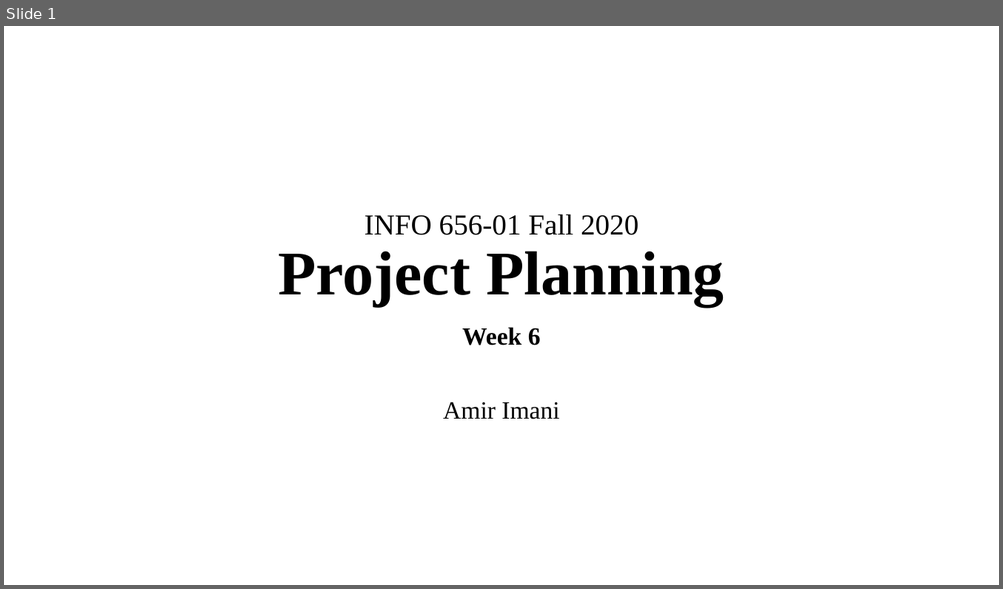
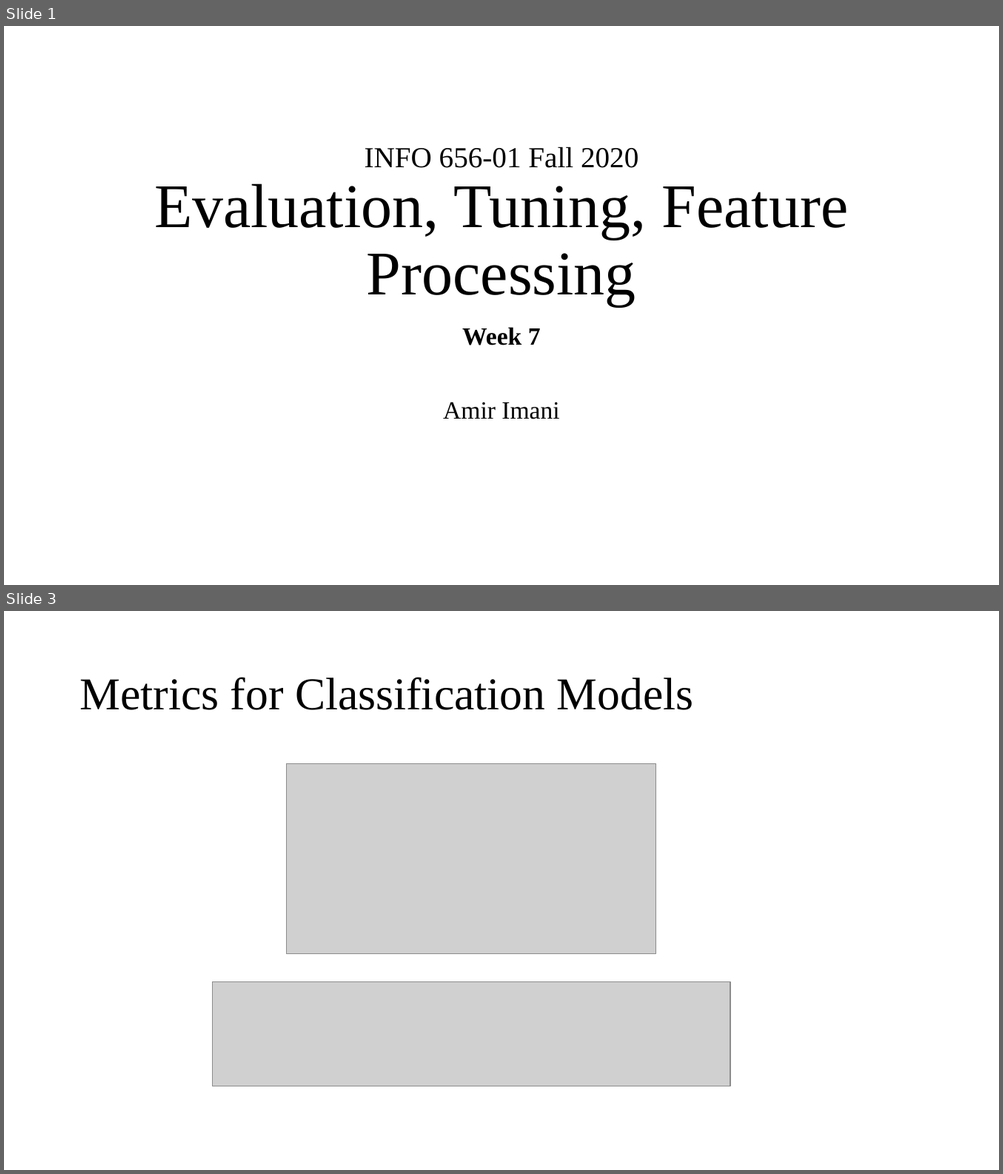
Before and after one commit to Amirosimani/Machine_Learning_Pratt, a slide deck: course slides/week_06.pptx. Shown one above the other, each under a label of ours: slide 1 before the commit, slides 1 and 3 after it; the slides between them are not shown. The pictures are 1003x589 and 1003x1174 pixels, drawn with LibreOffice and Linux fonts; fonts in the diff are those of the drawing; grey boxes stand for pictures. Boxes give left, top, right and bottom in pixels: in the first picture for what was removed or moved away, otherwise in the second. Text is boxed around its words. In the diff, an @@ line names an element or a change of style, - is before the commit and + after.

```diff
--- a/course slides/week_06.pptx
+++ b/course slides/week_06.pptx
@@ slide 3 added at bbox=[4, 611, 999, 1170], background #FFFFFF @@
@@ title added at bbox=[79, 677, 694, 710], 44 pt, text #000000 @@
+Metrics for Classification Models
@@ picture added at bbox=[287, 764, 655, 954] @@
@@ picture added at bbox=[212, 982, 730, 1086] @@
@@ slide 1 changed as well @@
@@ title at bbox=[154, 147, 848, 306]: text changed; size 28 to 60 pt @@
-INFO 656-01 Fall 2020
-Project Planning
+INFO 656-01 Fall 2020
+Evaluation, Tuning, Feature Processing
@@ subtitle at bbox=[462, 327, 540, 346]: text changed @@
-Week 6
+Week 7
```
Also in this commit, not shown: 8 other slides added, 5 slides removed, 10 other files.
